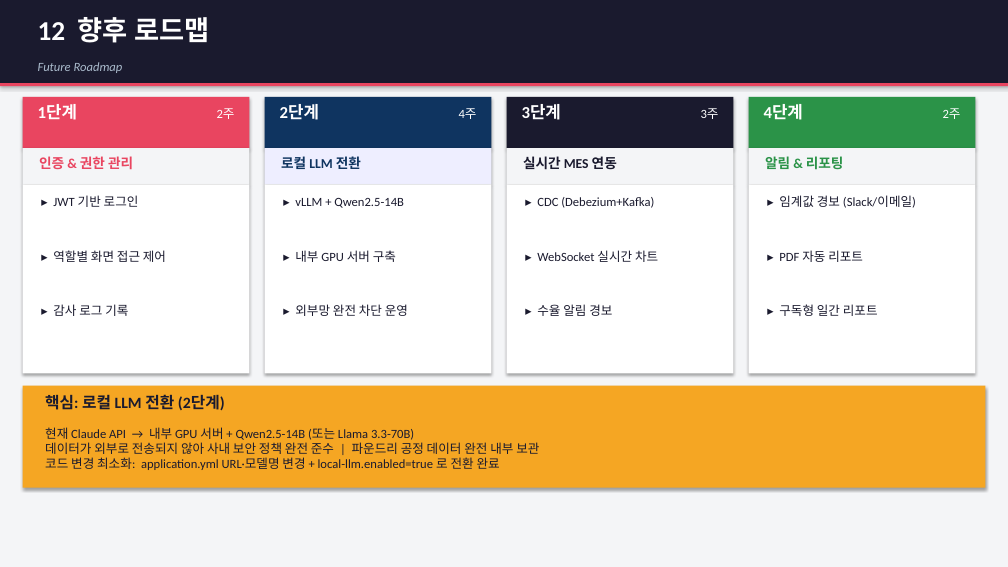
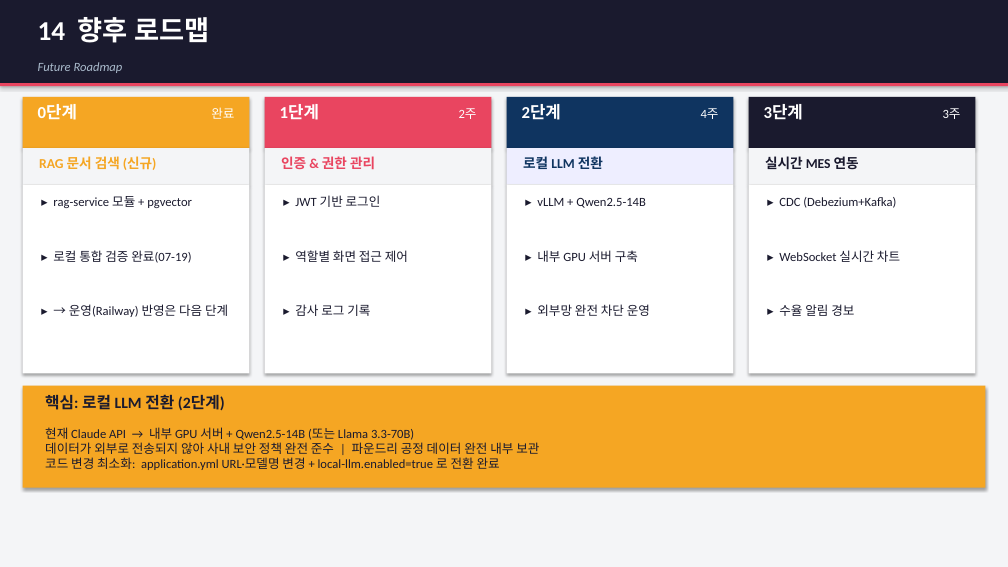
Before and after one commit to plmnj2003/foundry-dashboard, a slide deck: slide 15 of docs/presentation.pptx (slide 14 before the commit). Drawn at 1008x567 pixels with LibreOffice and Linux fonts; fonts in the diff are those of the drawing. Boxes give left, top, right and bottom in pixels: in the first picture for what was removed or moved away, otherwise in the second. Text is boxed around its words. In the diff, an @@ line names an element or a change of style, - is before the commit and + after.

```diff
--- a/docs/presentation.pptx
+++ b/docs/presentation.pptx
@@ text at bbox=[38, 17, 209, 43]: text changed @@
-12 향후 로드맵
+14 향후 로드맵
@@ rectangle at bbox=[23, 97, 250, 148]: fill #E94560 to #F5A623 @@
@@ text at bbox=[38, 105, 77, 120]: text changed @@
-1단계
+0단계
@@ text at bbox=[211, 107, 234, 119]: text changed @@
-2주
+완료
@@ rectangle at bbox=[265, 97, 492, 148]: fill #0F3460 to #E94560 @@
@@ text at bbox=[280, 105, 319, 120]: text changed @@
-2단계
+1단계
@@ text at bbox=[459, 108, 477, 119]: text changed @@
-4주
+2주
@@ rectangle at bbox=[507, 97, 734, 148]: fill #1A1A2E to #0F3460 @@
@@ text at bbox=[522, 105, 561, 120]: text changed @@
-3단계
+2단계
@@ text at bbox=[701, 108, 719, 119]: text changed @@
-3주
+4주
@@ rectangle at bbox=[749, 97, 975, 148]: fill #2B9348 to #1A1A2E @@
@@ text at bbox=[764, 105, 803, 120]: text changed @@
-4단계
+3단계
@@ text at bbox=[943, 108, 961, 119]: text changed @@
-2주
+3주
@@ rectangle at bbox=[265, 148, 492, 185]: fill #EEEEFF to #F4F5F7 @@
@@ rectangle at bbox=[507, 148, 734, 185]: fill #F4F5F7 to #EEEEFF @@
@@ text at bbox=[39, 156, 157, 170]: text changed; text colour #E94560 to #F5A623 @@
-인증 & 권한 관리
+RAG 문서 검색 (신규)
@@ text at bbox=[281, 156, 375, 170]: text changed; text colour #0F3460 to #E94560 @@
-로컬 LLM 전환
+인증 & 권한 관리
@@ text at bbox=[523, 156, 603, 169]: text changed; text colour #1A1A2E to #0F3460 @@
-실시간 MES 연동
+로컬 LLM 전환
@@ text at bbox=[765, 156, 859, 170]: text changed; text colour #2B9348 to #1A1A2E @@
-알림 & 리포팅
+실시간 MES 연동
@@ text at bbox=[53, 196, 192, 208]: text changed @@
-▸ JWT 기반 로그인
+▸ rag-service 모듈 + pgvector
@@ text at bbox=[295, 195, 381, 207]: text changed @@
-▸ vLLM + Qwen2.5-14B
+▸ JWT 기반 로그인
@@ text at bbox=[537, 198, 646, 208]: text changed @@
-▸ CDC (Debezium+Kafka)
+▸ vLLM + Qwen2.5-14B
@@ text at bbox=[779, 197, 896, 208]: text changed @@
-▸ 임계값 경보 (Slack/이메일)
+▸ CDC (Debezium+Kafka)
@@ text at bbox=[53, 250, 192, 263]: text changed @@
-▸ 역할별 화면 접근 제어
+▸ 로컬 통합 검증 완료(07-19)
@@ text at bbox=[295, 250, 408, 262]: text changed @@
-▸ 내부 GPU 서버 구축
+▸ 역할별 화면 접근 제어
@@ text at bbox=[537, 250, 638, 262]: text changed @@
-▸ WebSocket 실시간 차트
+▸ 내부 GPU 서버 구축
@@ text at bbox=[779, 250, 900, 262]: text changed @@
-▸ PDF 자동 리포트
+▸ WebSocket 실시간 차트
@@ text at bbox=[69, 304, 228, 317]: text changed @@
-▸ 감사 로그 기록
+▸ → 운영(Railway) 반영은 다음 단계
@@ text at bbox=[295, 304, 370, 316]: text changed @@
-▸ 외부망 완전 차단 운영
+▸ 감사 로그 기록
@@ text at bbox=[537, 304, 650, 316]: text changed @@
-▸ 수율 알림 경보
+▸ 외부망 완전 차단 운영
@@ text at bbox=[779, 304, 854, 316]: text changed @@
-▸ 구독형 일간 리포트
+▸ 수율 알림 경보
```
Also in this commit, not shown: 4 other slides changed, 1 slide added, 32 other files.
